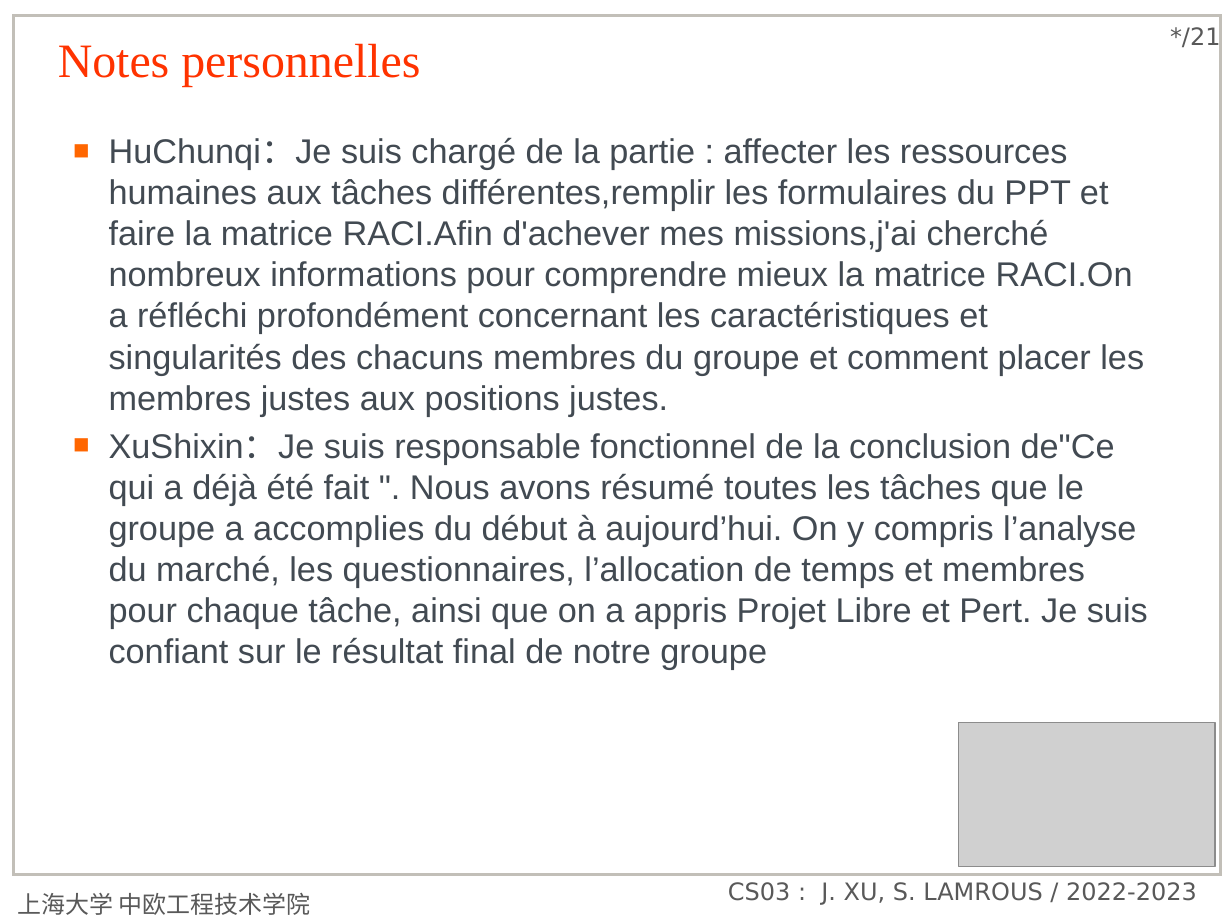
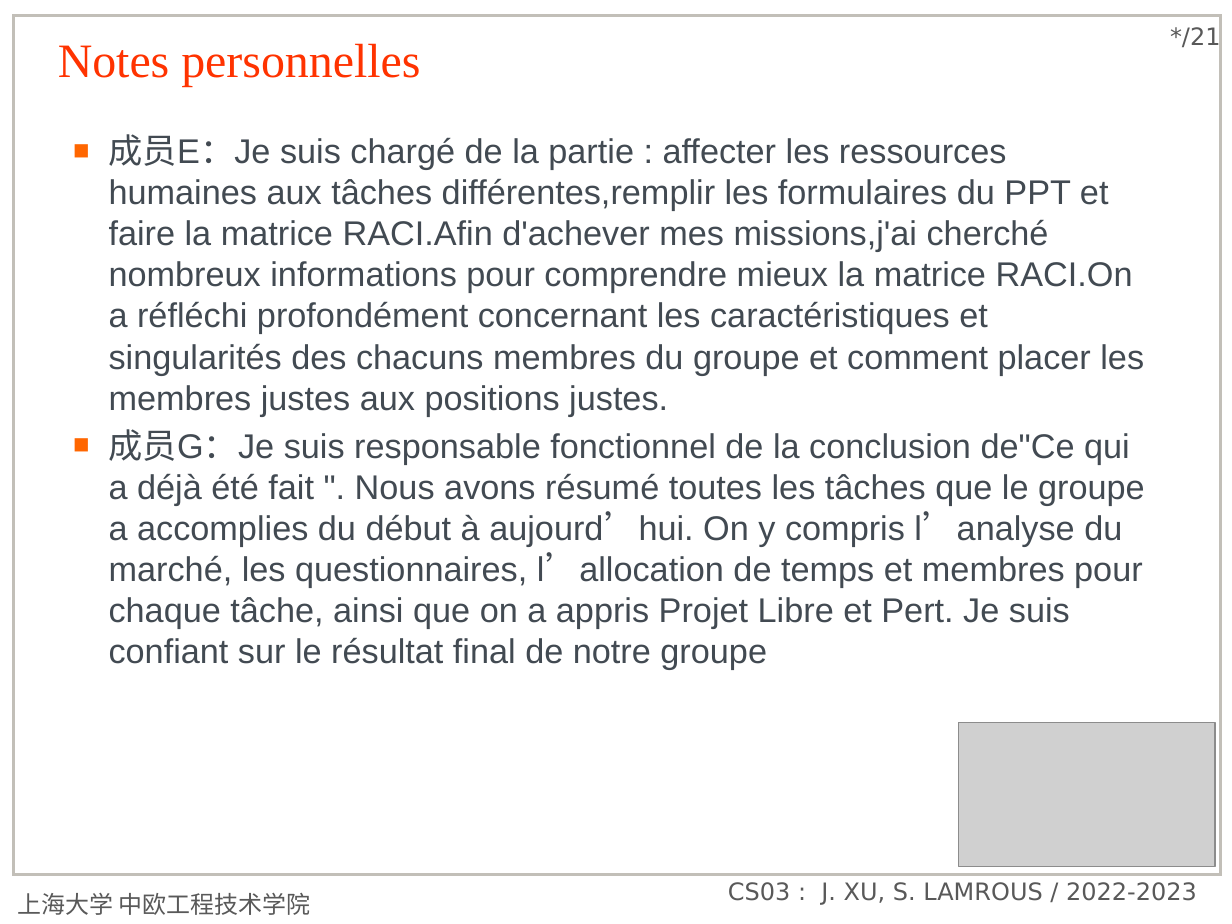
Before and after one commit to yicongl1/Drone-Delivery-2022, a slide deck: slide 25 of 05_项目管理课程/小组作业/group/PPT-资源管理.pptx. Drawn at 1232x924 pixels with LibreOffice and Linux fonts; fonts in the diff are those of the drawing; grey boxes stand for pictures; background and template pictures are left out. Boxes give left, top, right and bottom in pixels: in the first picture for what was removed or moved away, otherwise in the second. Text is boxed around its words. In the diff, an @@ line names an element or a change of style, - is before the commit and + after.

Commit message:
匿名化：姓名替换为成员A-成员J，内嵌作者字段统一为 group
- 答辩 PPT、3 份小组 PPT、4 份操作手册、讲稿正文
- 补上拼音变体与拼接写法（LiYicong / Yibo Qiu / SheChengying 等）
- 补充重命名后的文档与清理报告

```diff
--- a/05_项目管理课程/小组作业/group/PPT-资源管理.pptx
+++ b/05_项目管理课程/小组作业/group/PPT-资源管理.pptx
@@ text at (x1=109, y1=134, x2=1145, y2=669): text changed @@
-■ HuChunqi：Je suis chargé de la partie : affecter les ressources humaines aux tâches différentes,remplir les formulaires du PPT et faire la matrice RACI.Afin d'achever mes missions,j'ai cherché nombreux informations pour comprendre mieux la matrice RACI.On a réfléchi profondément concernant les caractéristiques et singularités des chacuns membres du groupe et comment placer les membres justes aux positions justes.
-■ XuShixin：Je suis responsable fonctionnel de la conclusion de"Ce qui a déjà été fait ". Nous avons résumé toutes les tâches que le groupe a accomplies du début à aujourd’hui. On y compris l’analyse du marché, les questionnaires, l’allocation de temps et membres pour chaque tâche, ainsi que on a appris Projet Libre et Pert. Je suis confiant sur le résultat final de notre groupe
+■ 成员E：Je suis chargé de la partie : affecter les ressources humaines aux tâches différentes,remplir les formulaires du PPT et faire la matrice RACI.Afin d'achever mes missions,j'ai cherché nombreux informations pour comprendre mieux la matrice RACI.On a réfléchi profondément concernant les caractéristiques et singularités des chacuns membres du groupe et comment placer les membres justes aux positions justes.
+■ 成员G：Je suis responsable fonctionnel de la conclusion de"Ce qui a déjà été fait ". Nous avons résumé toutes les tâches que le groupe a accomplies du début à aujourd’hui. On y compris l’analyse du marché, les questionnaires, l’allocation de temps et membres pour chaque tâche, ainsi que on a appris Projet Libre et Pert. Je suis confiant sur le résultat final de notre groupe
```
Also in this commit, not shown: 2 other slides changed, 4 other files.
